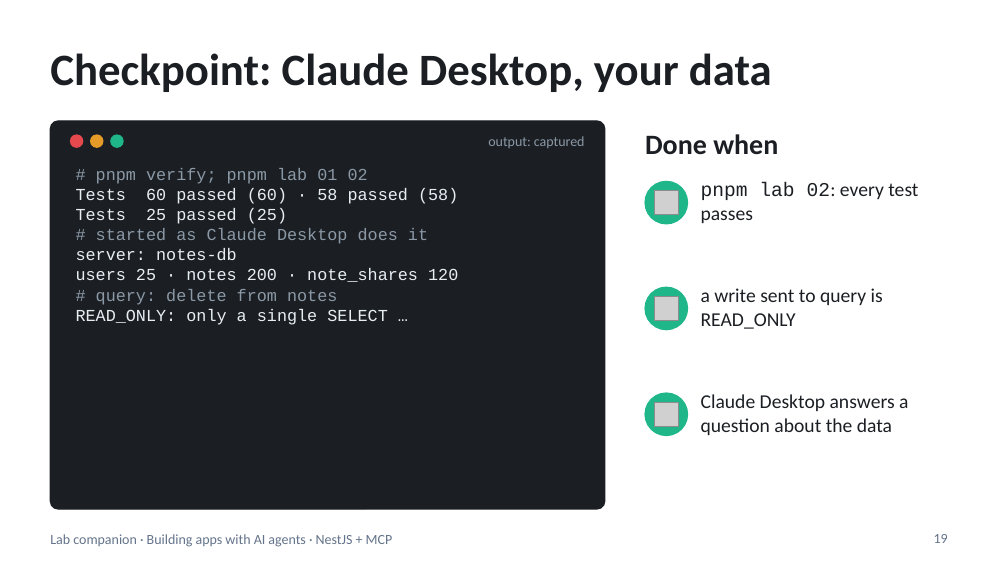
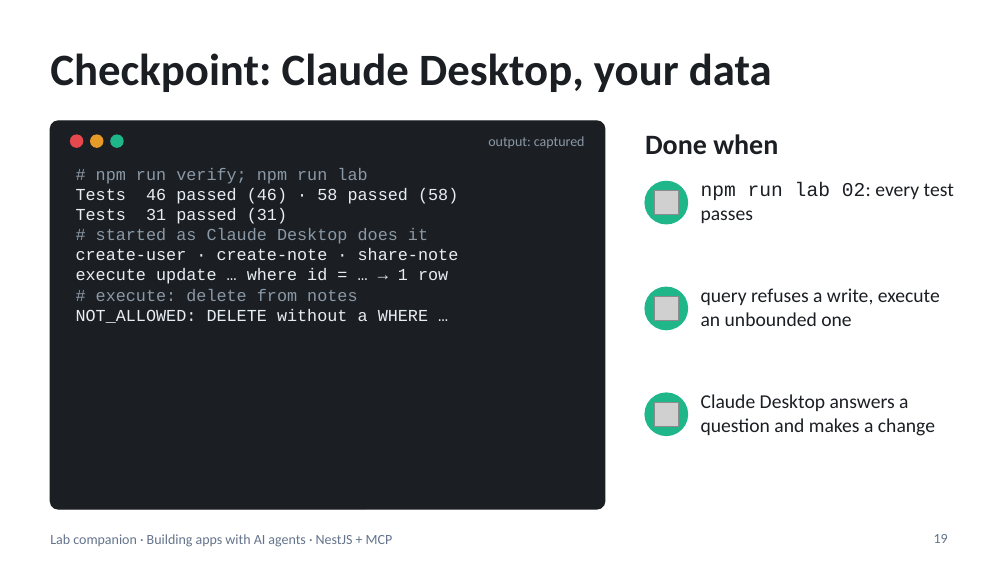
Before and after one commit to blazaga/ai-training-modules, a slide deck: slide 19 of docs/ai-agent-training/slides/lab-companion.pptx. Drawn at 1008x567 pixels with LibreOffice and Linux fonts; fonts in the diff are those of the drawing; grey boxes stand for pictures. Boxes give left, top, right and bottom in pixels: in the first picture for what was removed or moved away, otherwise in the second. Text is boxed around its words. In the diff, an @@ line names an element or a change of style, - is before the commit and + after.

```diff
--- a/docs/ai-agent-training/slides/lab-companion.pptx
+++ b/docs/ai-agent-training/slides/lab-companion.pptx
@@ text at [76, 168, 458, 224]: text changed @@
-# pnpm verify; pnpm lab 01 02
-Tests 60 passed (60) · 58 passed (58)
-Tests 25 passed (25)
+# npm run verify; npm run lab
+Tests 46 passed (46) · 58 passed (58)
+Tests 31 passed (31)
@@ text at [701, 183, 954, 223]: text changed @@
-pnpm lab 02: every test passes
+npm run lab 02: every test passes
@@ text at [76, 248, 459, 323]: text changed @@
-server: notes-db
-users 25 · notes 200 · note_shares 120
-# query: delete from notes
-READ_ONLY: only a single SELECT …
+create-user · create-note · share-note
+execute update … where id = … → 1 row
+# execute: delete from notes
+NOT_ALLOWED: DELETE without a WHERE …
@@ text at [701, 288, 940, 326]: text changed @@
-a write sent to query is READ_ONLY
+query refuses a write, execute an unbounded one
@@ text at [701, 394, 935, 436]: text changed @@
-Claude Desktop answers a question about the data
+Claude Desktop answers a question and makes a change
```
Also in this commit, not shown: 15 other slides changed, 11 other files.
